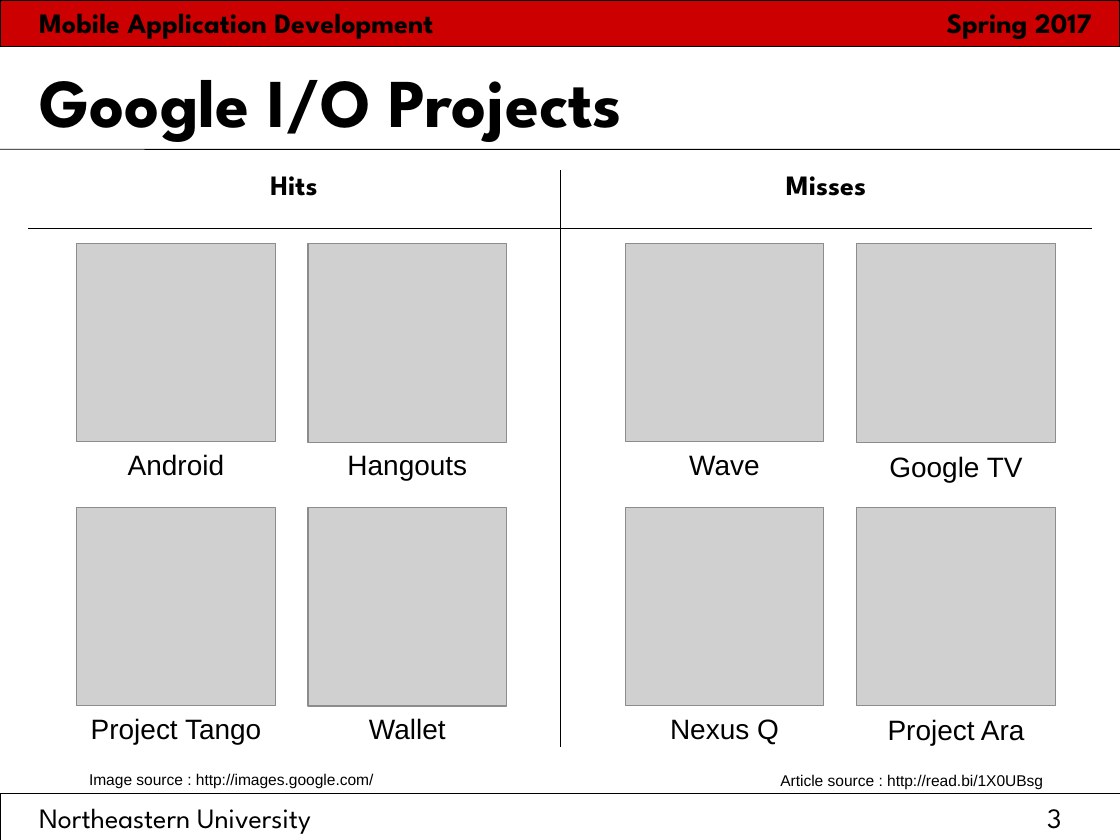
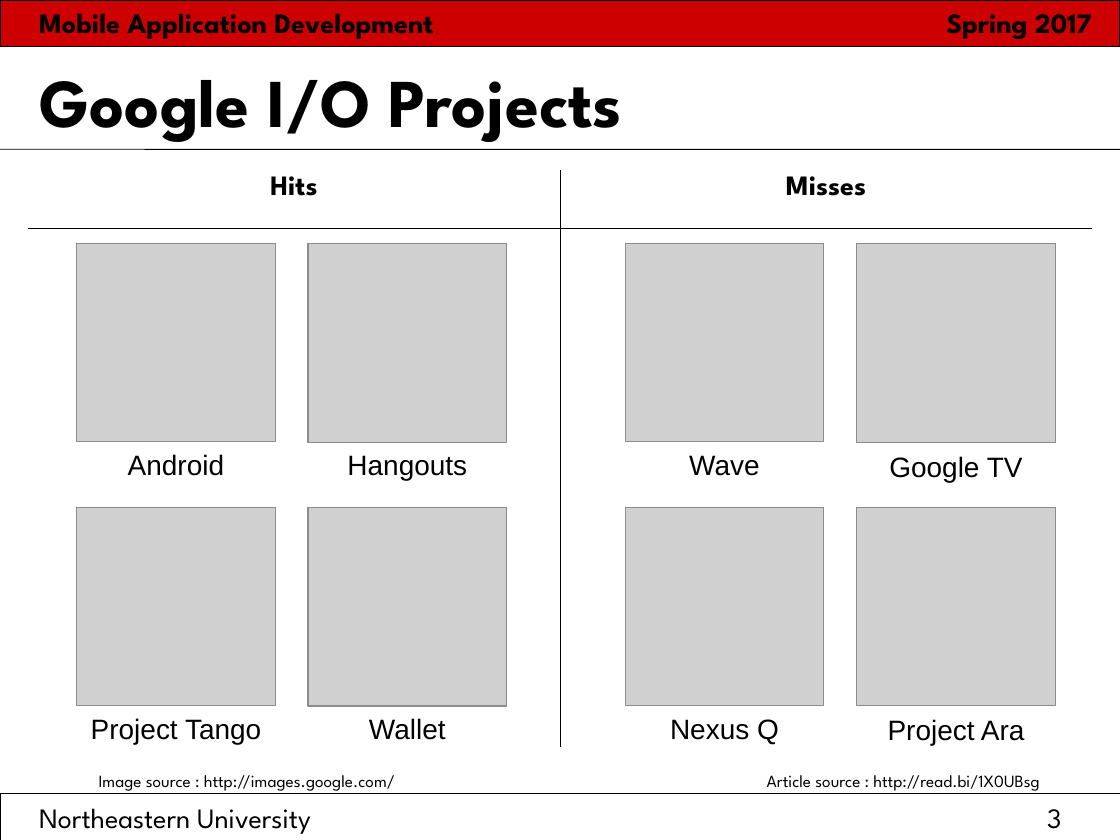
Before and after one commit to bharat94/MAD_Docs, a slide deck: slide 3 of PaperPresentation.ppt. Drawn at 1120x840 pixels with LibreOffice and Linux fonts; fonts in the diff are those of the drawing; grey boxes stand for pictures. Boxes give left, top, right and bottom in pixels: in the first picture for what was removed or moved away, otherwise in the second. Text is boxed around its words. In the diff, an @@ line names an element or a change of style, - is before the commit and + after.

Commit message:
Presentation updated

```diff
--- a/PaperPresentation.ppt
+++ b/PaperPresentation.ppt
@@ text "Image source : http://images.google.com/" at (99, 775, 395, 791): size 10 to 11 pt, font Arial to League Spartan @@
@@ text "Image source : http://images.google.com/": place and size @@
-text "Image source : http://images.google.com/" at (89, 773, 374, 789)
+text "Image source : http://images.google.com/" at (99, 775, 395, 791)
@@ text "Article source : http://read.bi/1X0UBsg": place and size @@
-text "Article source : http://read.bi/1X0UBsg" at (780, 774, 1043, 789)
+text "Article source : http://read.bi/1X0UBsg" at (767, 775, 1039, 791)
@@ text "Article source : http://read.bi/1X0UBsg" at (767, 775, 1039, 791): size 10 to 11 pt, font Arial to League Spartan @@
```
Also in this commit, not shown: 2 slides added, 2 slides removed.
